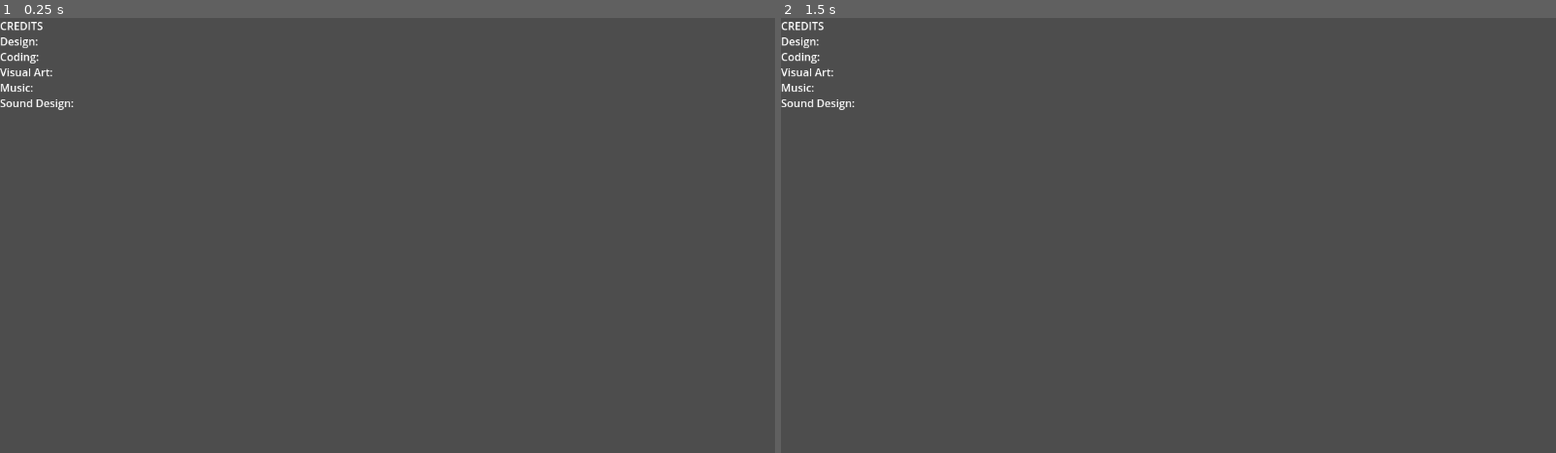
Above: before the commit, frames 1-2 (left to right).
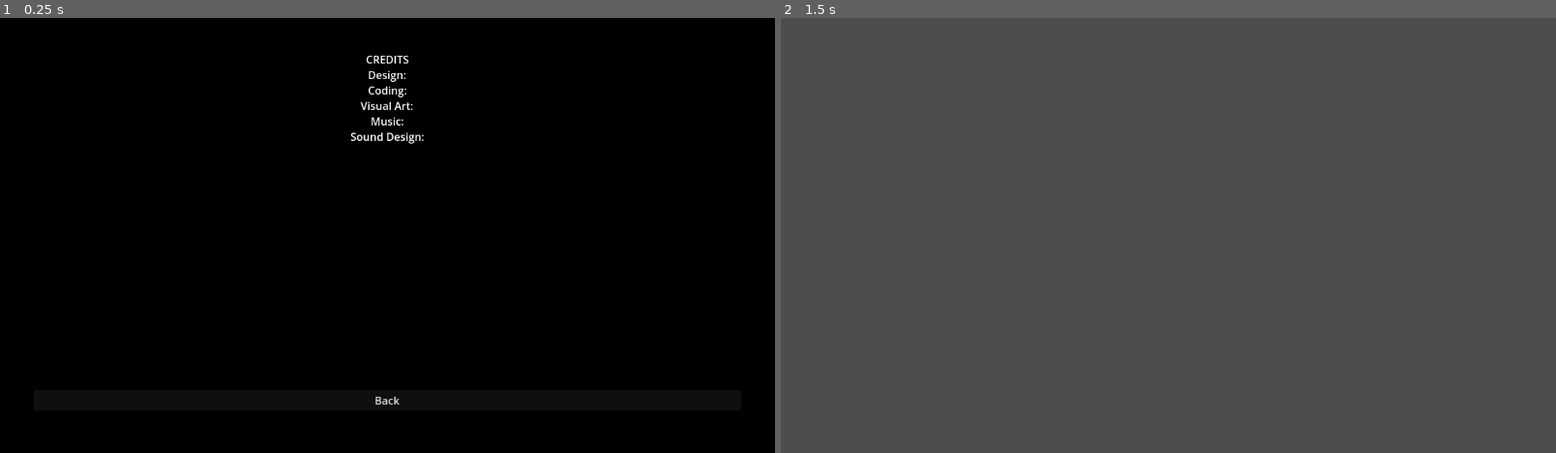
Above: after the commit, the same moments.

Repository: Tchetchouille/GMTK2024
Game: Godot game, scene res://scenes/UI/Menus/credits_menu.tscn
Two runs of this game, one before a commit and one after it. Both use one fixed random seed, a clock stepped at 60 frames per second and the inputs below. This scene is started directly instead of the project's main scene.
Inputs (mouse positions are in pixels of both pictures, inside the frame that each line leads up to):
- Up to frame 1 (0.25 s): no input
- Up to frame 2 (1.5 s): click (1168, 400) at 0.5 s, where only the run after the commit has a clickable "Back"; tap Enter at 1.25 s; move the mouse to (1339, 213) at 1.27 s; hold D (move_right) from 1.28 s (still down)

The runs differ from the first frame. In frame 1, 100% of the frame differs, in the area x 0-100%, y 0-100%; in frame 2, 0.4%.

Commit message:
Credits menu added bacl button.

Diff:
--- /dev/null
+++ b/resources/Themes/credits_menu.tres
@@ -0,0 +1,3 @@
+[gd_resource type="Theme" format=3 uid="uid://8veqnsenap2i"]
+
+[resource]
--- a/scenes/UI/Menus/credits_menu.tscn
+++ b/scenes/UI/Menus/credits_menu.tscn
@@ -1,4 +1,7 @@
-[gd_scene format=3 uid="uid://dq2evglrw7l7q"]
+[gd_scene load_steps=3 format=3 uid="uid://dq2evglrw7l7q"]
+
+[ext_resource type="Theme" uid="uid://8veqnsenap2i" path="res://resources/Themes/credits_menu.tres" id="1_5gydj"]
+[ext_resource type="Script" path="res://scripts/UI/credits_menu.gd" id="2_o1pwk"]
 
 [node name="CreditsMenu" type="Control"]
 layout_mode = 3
@@ -7,6 +10,17 @@
 anchor_bottom = 1.0
 grow_horizontal = 2
 grow_vertical = 2
+theme = ExtResource("1_5gydj")
+script = ExtResource("2_o1pwk")
+
+[node name="ColorRect" type="ColorRect" parent="."]
+layout_mode = 1
+anchors_preset = 15
+anchor_right = 1.0
+anchor_bottom = 1.0
+grow_horizontal = 2
+grow_vertical = 2
+color = Color(0, 0, 0, 1)
 
 [node name="MarginContainer" type="MarginContainer" parent="."]
 layout_mode = 1
@@ -15,12 +29,28 @@
 anchor_bottom = 1.0
 grow_horizontal = 2
 grow_vertical = 2
+theme_override_constants/margin_left = 50
+theme_override_constants/margin_top = 50
+theme_override_constants/margin_right = 50
+theme_override_constants/margin_bottom = 50
 
-[node name="RichTextLabel" type="RichTextLabel" parent="MarginContainer"]
+[node name="VBoxContainer" type="VBoxContainer" parent="MarginContainer"]
 layout_mode = 2
-text = "CREDITS
+
+[node name="RichTextLabel" type="RichTextLabel" parent="MarginContainer/VBoxContainer"]
+custom_minimum_size = Vector2(0, 500)
+layout_mode = 2
+bbcode_enabled = true
+text = "[center]CREDITS
 Design:
 Coding:
 Visual Art:
 Music:
-Sound Design:"
+Sound Design:
+[/center]"
+
+[node name="BackButton" type="Button" parent="MarginContainer/VBoxContainer"]
+layout_mode = 2
+text = "Back"
+
+[connection signal="pressed" from="MarginContainer/VBoxContainer/BackButton" to="." method="_on_back_button_pressed"]
--- a/scenes/jere_test_scene.tscn
+++ b/scenes/jere_test_scene.tscn
@@ -10,6 +10,7 @@
 [node name="MainMenu" parent="." instance=ExtResource("1_376a7")]
 
 [node name="GeneralUI" parent="." instance=ExtResource("2_0phh2")]
+visible = false
 
 [node name="MerdierDeTest" type="Node3D" parent="."]
 
--- a/scripts/UI/credits_button.gd
+++ b/scripts/UI/credits_button.gd
@@ -1,5 +1,8 @@
 extends Control
+
+var credits_menu = preload("res://scenes/UI/Menus/credits_menu.tscn")
 
 # Opening Credits when setting button is pressed.
 func _on_button_pressed() -> void:
-	get_tree().change_scene_to_file("res://scenes/UI/Menus/credits_menu.tscn")
+	var instance = credits_menu.instantiate()
+	$"../../..".add_child(instance)
--- /dev/null
+++ b/scripts/UI/credits_menu.gd
@@ -0,0 +1,4 @@
+extends Control
+
+func _on_back_button_pressed() -> void:
+	queue_free()
